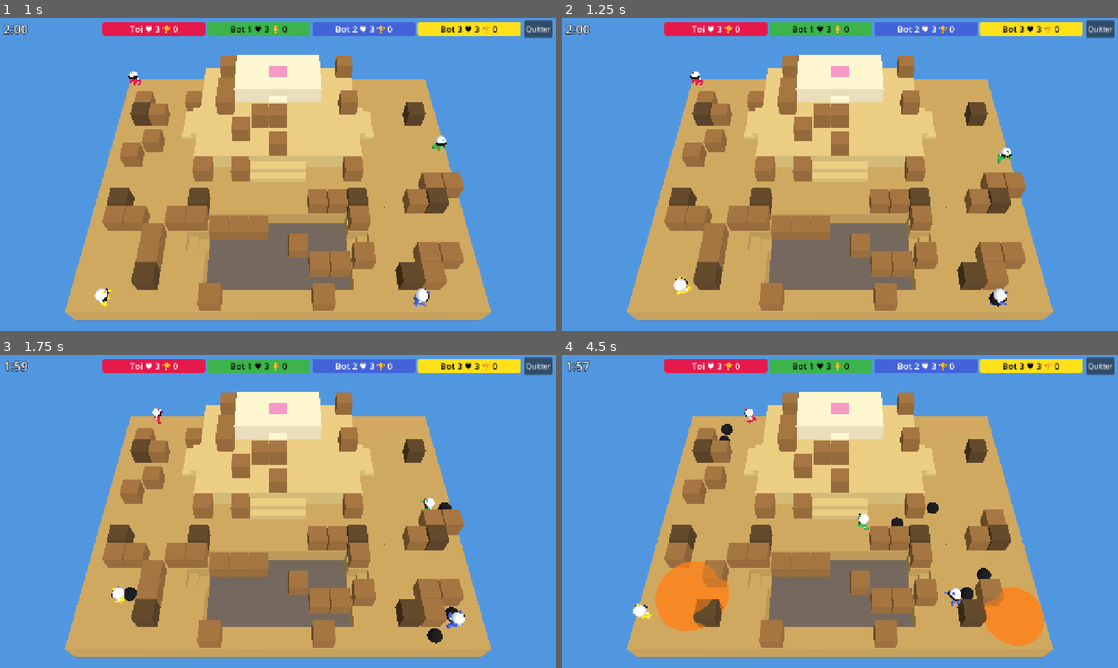
Above: before the commit, frames 1-4 (two rows, left to right).
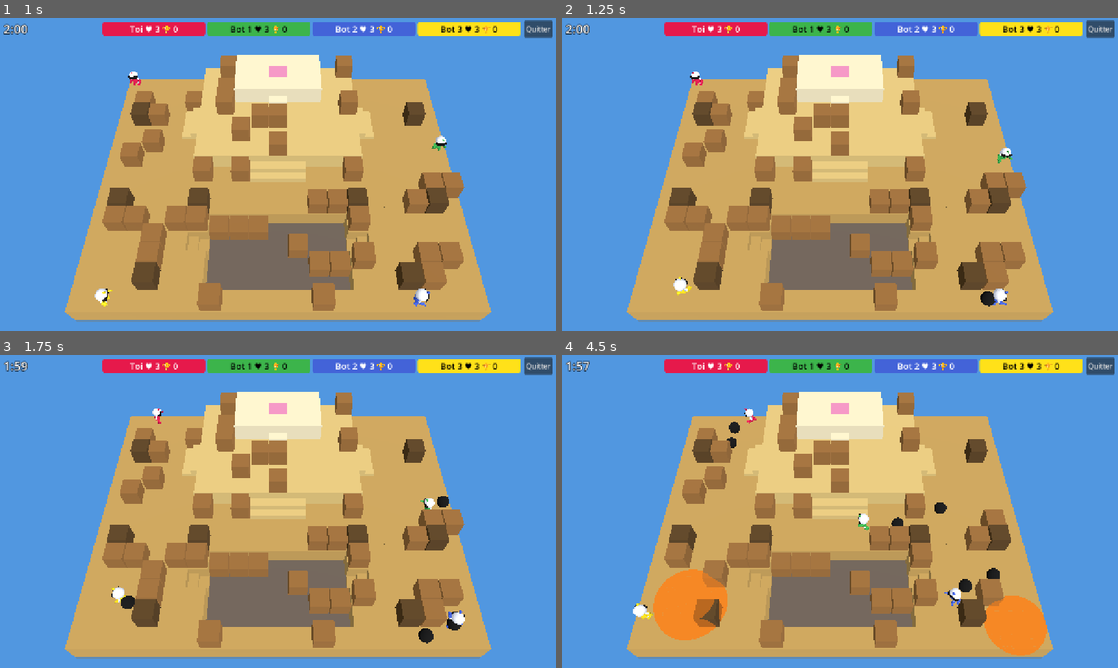
Above: after the commit, the same moments.

Repository: PaulDoazan/bomberman
Game: Godot game, scene res://src/ui/settings_screen.tscn
Two runs of this game, one before a commit and one after it. Both use one fixed random seed, a clock stepped at 60 frames per second and the inputs below.
Inputs (mouse positions are in pixels of both pictures, inside the frame that each line leads up to):
- Up to frame 1 (1 s): click "Jouer" at 0.5 s
- Up to frame 2 (1.25 s): no input
- Up to frame 3 (1.75 s): move the mouse to (400, 495) at 1.27 s; hold Right (move_right) from 1.28 s (still down); hold Right mouse button (action) from 1.28 s (still down); click (400, 495) at 1.55 s
- Up to frame 4 (4.5 s): move the mouse to (728, 527) at 2.02 s; release Right (move_right) at 2.03 s; release Right mouse button (action) at 2.03 s; hold Down (move_down) 2.03-2.78 s; click (728, 527) at 2.1 s; tap Space (place_bomb) at 2.3 s; move the mouse to (895, 442) at 2.77 s; hold Right (move_right) 2.78-3.53 s; hold Space (place_bomb) 2.78-3.53 s; right-click (895, 442) at 3.05 s; move the mouse to (812, 574) at 3.52 s; hold Up (move_up) 3.53-4.28 s; right-click (812, 574) at 3.6 s; click (812, 574) at 3.8 s; move the mouse to (1006, 558) at 4.27 s; press the mouse at (1006, 558) at 4.28 s; hold Left (move_left) from 4.28 s (still down)

Frame 1 is identical in both runs. In frame 2, 0.1% of the frame differs, in the area x 75-80%, y 87-93%; in frame 3, 0.4%; in frame 4, 1.9%, in the area x 16-88%, y 21-96%.

Commit message:
Place bombs exactly under the player and collide with their round body
Bombs used to snap to their cell centre and block the whole cell, so a
bomb could appear up to half a cell ahead of or behind the player
depending on direction, and players stopped short of it or got caught
on its cell corners. A bomb now keeps its offset in the cell and blocks
players with its round body; kicks trigger on that contact, a kicked
bomb drifts back onto its lane, and the blast grows from where the bomb
really is. Grid rules (one bomb per cell, blast cells, bots) are
unchanged.

Co-Authored-By: Claude Opus 5.5 <noreply@anthropic.com>
Claude-Session: https://claude.ai/code/session_01VPhps17NVn3uxQFaWV6rT5

Diff:
--- a/src/game/actors_view.gd
+++ b/src/game/actors_view.gd
@@ -88,8 +88,8 @@
 	_tracks.clear()
 
 func _ready() -> void:
-	_bomb_mesh.radius = 0.32
-	_bomb_mesh.height = 0.64
+	_bomb_mesh.radius = SimConfig.BOMB_BODY_RADIUS
+	_bomb_mesh.height = 2.0 * SimConfig.BOMB_BODY_RADIUS
 	_block_mesh.size = Vector3(0.8, 0.8, 0.8)
 	_dome_mesh.radius = SimConfig.BOMB_RADIUS
 	_dome_mesh.height = SimConfig.BOMB_RADIUS
@@ -347,8 +347,8 @@
 			if f != null:
 				_track(m, _arc(world, f))
 		elif b.state == BombState.State.PLACED:
-			var roll := Vector2(b.roll_dir) * b.roll_offset # a kicked bomb rolls between cell centres
-			_track(m, Vector3(b.cell.x + 0.5 + roll.x, world.arena.h2_at(b.cell) * 0.5 + 0.32, b.cell.y + 0.5 + roll.y))
+			var at := b.pos()
+			_track(m, Vector3(at.x, world.arena.h2_at(b.cell) * 0.5 + SimConfig.BOMB_BODY_RADIUS, at.y))
 		var s := 1.0
 		if b.fuse < 0.5:
 			s = 1.0 + 0.25 * (1.0 - b.fuse / 0.5)
@@ -384,7 +384,7 @@
 			m = _mesh(_dome_mesh, _dome_mat)
 			add_child(m)
 			_domes[key] = m
-			m.position = Vector3(e.origin.x + 0.5, world.arena.h2_at(e.origin) * 0.5, e.origin.y + 0.5)
+			m.position = Vector3(e.centre.x, world.arena.h2_at(e.origin) * 0.5, e.centre.y)
 		m.scale = Vector3.ONE * (e.radius() / SimConfig.BOMB_RADIUS)
 	for key: int in _domes.keys():
 		if not alive.has(key):
--- a/src/sim/bomb_state.gd
+++ b/src/sim/bomb_state.gd
@@ -12,3 +12,8 @@
 var roll_dir := Vector2i.ZERO # non-zero while kicked: the current step, 8 directions
 var roll_heading := Vector2i.ZERO # direction it was kicked in; roll_dir leaves it to slide along walls
 var roll_offset := 0.0 # in [-0.5, 0.5): position past the cell centre along roll_dir
+var offset := Vector2.ZERO # from its cell centre: a bomb sits exactly where it was placed
+
+# Where the bomb is on the grid plane.
+func pos() -> Vector2:
+	return Arena.center_of(cell) + offset + Vector2(roll_dir) * roll_offset
--- a/src/sim/carry.gd
+++ b/src/sim/carry.gd
@@ -84,6 +84,7 @@
 
 static func _hold_bomb(p: PlayerState, b: BombState) -> void:
 	b.state = BombState.State.HELD
+	b.offset = Vector2.ZERO
 	b.passable_for.clear()
 	p.held = PlayerState.Held.BOMB
 	p.held_id = b.id
@@ -165,6 +166,7 @@
 			var b: BombState = world.bombs[f.ref_id]
 			b.state = BombState.State.PLACED
 			b.cell = c
+			b.offset = Vector2.ZERO
 			b.passable_for.clear()
 			for hit: PlayerState in _free_players_at(world, c):
 				hit.stun_timer = SimConfig.BOMB_HIT_STUN_TIME
--- a/src/sim/explosion.gd
+++ b/src/sim/explosion.gd
@@ -2,6 +2,7 @@
 extends RefCounted
 
 var origin: Vector2i
+var centre: Vector2 # where the bomb was when it went off; the dome grows from here
 var cells: Array[Vector2i] = []
 var timer := SimConfig.EXPLOSION_DURATION
 var owner_id: int
@@ -16,7 +17,7 @@
 # True if the dome, at its current size, reaches the body of a player standing at pos (feet on
 # the ground of their cell, box of PLAYER_HALF around pos).
 func touches(arena: Arena, pos: Vector2) -> bool:
-	var flat := maxf(0.0, pos.distance_to(Arena.center_of(origin)) - SimConfig.PLAYER_HALF)
+	var flat := maxf(0.0, pos.distance_to(centre) - SimConfig.PLAYER_HALF)
 	var up := maxf(0.0, (arena.h2_at(Arena.cell_of(pos)) - arena.h2_at(origin)) * 0.5)
 	return Vector2(flat, up).length() <= radius()
 
--- a/src/sim/kick.gd
+++ b/src/sim/kick.gd
@@ -26,17 +26,16 @@
 	b.roll_offset = 0.0
 	world.events.append({"type": "kick", "id": p.id, "bomb": b.id})
 
-# The bomb in the cell ahead that the player's box is touching, if they cannot walk into it.
+# A bomb ahead (within 60 degrees of facing) whose round body the player's box is touching,
+# if they cannot walk through it.
 static func _bomb_pushed(world: World, p: PlayerState) -> BombState:
-	var cur := p.cell()
-	var ahead := cur + p.facing
-	var b := world.bomb_at(ahead)
-	if b == null or p.id in b.passable_for:
-		return null
-	var axis := 0 if p.facing.x != 0 else 1
-	var edge: float = p.pos[axis] + SimConfig.PLAYER_HALF * float(p.facing[axis])
-	var boundary: float = float(cur[axis]) + (1.0 if p.facing[axis] > 0 else 0.0)
-	return b if absf(edge - boundary) <= TOUCH else null
+	for b: BombState in world.bombs.values():
+		if b.state != BombState.State.PLACED or p.id in b.passable_for:
+			continue
+		var to := b.pos() - p.pos
+		if Movement.bomb_gap(p.pos, b.pos()) <= TOUCH and to.dot(Vector2(p.facing)) > to.length() * 0.5:
+			return b
+	return null
 
 # Moves every rolling bomb; a bomb stops centred on its cell when the next one is blocked.
 static func update_rolling(world: World) -> void:
@@ -47,6 +46,8 @@
 			continue
 		if b.roll_dir == Vector2i.ZERO:
 			continue
+		# A bomb placed off-centre drifts back onto its lane while it rolls.
+		b.offset = b.offset.move_toward(Vector2.ZERO, 0.5 * SimConfig.KICK_SPEED * SimConfig.DT)
 		var step_len := Vector2(b.roll_dir).length() # sqrt(2) for a diagonal step
 		var off := b.roll_offset + SimConfig.KICK_SPEED * SimConfig.DT / step_len
 		if b.roll_offset <= 0.0 and off >= 0.0:
--- a/src/sim/movement.gd
+++ b/src/sim/movement.gd
@@ -9,6 +9,23 @@
 	return pos.x + h > c.x + EPS and pos.x - h < c.x + 1.0 - EPS \
 		and pos.y + h > c.y + EPS and pos.y - h < c.y + 1.0 - EPS
 
+# Distance from a player's box at pos to the round body of a bomb at centre (< 0: overlap).
+static func bomb_gap(pos: Vector2, centre: Vector2) -> float:
+	var h := SimConfig.PLAYER_HALF
+	var d := Vector2(maxf(absf(centre.x - pos.x) - h, 0.0), maxf(absf(centre.y - pos.y) - h, 0.0))
+	return d.length() - SimConfig.BOMB_BODY_RADIUS
+
+# True when moving the box from old_pos to pos pushes it further into a bomb it cannot pass.
+static func _bomb_blocks(world: World, p: PlayerState, old_pos: Vector2, pos: Vector2) -> bool:
+	for b: BombState in world.bombs.values():
+		if b.state != BombState.State.PLACED or p.id in b.passable_for:
+			continue
+		var c := b.pos()
+		var gap := bomb_gap(pos, c)
+		if gap < -EPS and gap < bomb_gap(old_pos, c) - EPS:
+			return true
+	return false
+
 # Only cells the box newly enters (not already overlapped at old_pos) can block, so a
 # player never gets stuck because of an overlap they already have (e.g. off-lane on stairs).
 static func _blocked_at(world: World, p: PlayerState, old_pos: Vector2, pos: Vector2, cur: Vector2i) -> bool:
@@ -18,9 +35,9 @@
 	for cy in range(lo.y, hi.y + 1):
 		for cx in range(lo.x, hi.x + 1):
 			var c := Vector2i(cx, cy)
-			if c != cur and not box_overlaps_cell(old_pos, c) and not world.is_passable_for(p, cur, c):
+			if c != cur and not box_overlaps_cell(old_pos, c) and not world.arena.can_step(cur, c):
 				return true
-	return false
+	return _bomb_blocks(world, p, old_pos, pos)
 
 # Moves p.pos along one axis (0 = x, 1 = y) by delta, stopping against the first
 # blocking cell. Returns true when the full delta was applied.
@@ -48,8 +65,21 @@
 	# The snap position may itself overlap a blocked cell (cur is not the only cell touched).
 	var sp := p.pos
 	sp[axis] = snapped
-	if absf(snapped - p.pos[axis]) < absf(delta) and not _blocked_at(world, p, p.pos, sp, cur):
+	if snapped != p.pos[axis] and absf(snapped - p.pos[axis]) < absf(delta) and not _blocked_at(world, p, p.pos, sp, cur):
 		p.pos = sp
+		return false
+	# Blocked by a bomb's round body: advance as far as it allows.
+	var lo := 0.0
+	var hi := 1.0
+	for _i in 12:
+		var mid := (lo + hi) * 0.5
+		var tp := p.pos
+		tp[axis] += delta * mid
+		if _blocked_at(world, p, p.pos, tp, cur):
+			hi = mid
+		else:
+			lo = mid
+	p.pos[axis] += delta * lo
 	return false
 
 static func _dominant_dir(d: Vector2) -> Vector2i:
@@ -107,9 +137,9 @@
 		if not _blocked_at(world, p, p.pos, np2, p.cell()):
 			p.pos = np2
 
-	# Owners stop being exempt from a bomb once their box has left its cell.
+	# Owners stop being exempt from a bomb once their box has left its round body.
 	for b: BombState in world.bombs.values():
-		if p.id in b.passable_for and not box_overlaps_cell(p.pos, b.cell):
+		if p.id in b.passable_for and bomb_gap(p.pos, b.pos()) >= 0.0:
 			b.passable_for.erase(p.id)
 
 # Ghosts: no collision, only clamped to the grid.
--- a/src/sim/sim_config.gd
+++ b/src/sim/sim_config.gd
@@ -25,6 +25,7 @@
 
 const MAX_BOMBS := 2
 const BOMB_RADIUS := 2.0
+const BOMB_BODY_RADIUS := 0.32 # a bomb's round body, for collisions with players
 const FUSE := 2.5
 const EXPLOSION_DURATION := 0.5
 
--- a/src/sim/world.gd
+++ b/src/sim/world.gd
@@ -211,6 +211,9 @@
 	if not arena.in_bounds(c):
 		return
 	var under := bomb_at(c)
+	for b: BombState in bombs.values():
+		if b.state == BombState.State.PLACED and p.id in b.passable_for and Movement.bomb_gap(p.pos, b.pos()) < 0.0:
+			under = b # still standing on it, even from the next cell
 	if under != null:
 		# Placing again while standing on a bomb kicks it away.
 		if under.roll_dir == Vector2i.ZERO:
@@ -222,9 +225,13 @@
 			owned += 1
 	if owned >= SimConfig.MAX_BOMBS:
 		return
+	for other: BombState in bombs.values():
+		if other.state == BombState.State.PLACED and other.pos().distance_to(p.pos) < 2.0 * SimConfig.BOMB_BODY_RADIUS:
+			return # no room: the two bombs would overlap
 	var b := add_bomb(p.id, c, SimConfig.FUSE)
+	b.offset = p.pos - Arena.center_of(c) # exactly under the player
 	for other: PlayerState in players.values():
-		if other.is_alive() and Movement.box_overlaps_cell(other.pos, c):
+		if other.is_alive() and Movement.bomb_gap(other.pos, b.pos()) < 0.0:
 			b.passable_for.append(other.id)
 
 func add_bomb(owner_id: int, cell: Vector2i, fuse: float) -> BombState:
@@ -249,6 +256,18 @@
 				return Arena.cell_of(Carry.flight_pos(f))
 	return b.cell
 
+# Exact position of a bomb on the grid plane, wherever it is.
+func _bomb_point(b: BombState) -> Vector2:
+	if b.state == BombState.State.HELD:
+		for p: PlayerState in players.values():
+			if p.held == PlayerState.Held.BOMB and p.held_id == b.id:
+				return p.pos
+	if b.state == BombState.State.FLYING:
+		for f: FlyingObject in flying:
+			if f.kind == PlayerState.Held.BOMB and f.ref_id == b.id:
+				return Carry.flight_pos(f)
+	return b.pos()
+
 func _update_explosions() -> void:
 	for e: Explosion in explosions:
 		e.timer -= SimConfig.DT
@@ -268,6 +287,7 @@
 		if not bombs.has(b.id):
 			continue
 		var origin := bomb_cell(b)
+		var centre := _bomb_point(b)
 		for holder: PlayerState in players.values():
 			if holder.held == PlayerState.Held.BOMB and holder.held_id == b.id:
 				holder.held = PlayerState.Held.NONE
@@ -276,6 +296,7 @@
 		flying = flying.filter(func(f: FlyingObject) -> bool: return not (f.kind == PlayerState.Held.BOMB and f.ref_id == b.id))
 		var e := Explosion.new()
 		e.origin = origin
+		e.centre = centre
 		e.owner_id = b.owner_id
 		e.cells = Explosion.hit_cells(arena, origin, SimConfig.BOMB_RADIUS)
 		explosions.append(e)
--- /dev/null
+++ b/tests/test_bomb_contact.gd
@@ -0,0 +1,48 @@
+extends TestCase
+
+func _world(a: Arena, positions: Array[Vector2]) -> World:
+	var ids: Array[int] = []
+	for i in positions.size():
+		ids.append(i)
+	var w := World.new(a, ids, SimConfig.new(), RandomNumberGenerator.new())
+	for i in positions.size():
+		w.players[i].pos = positions[i]
+	return w
+
+func _go(w: World, id: int, target: Vector2, seconds: float) -> void:
+	var intent := PlayerIntent.new()
+	intent.moving = true
+	intent.target = target
+	for _t in roundi(seconds * SimConfig.TICK_RATE):
+		w.step({id: intent})
+
+func _place(w: World, id: int) -> void:
+	var i := PlayerIntent.new()
+	i.place_bomb = true
+	w.step({id: i})
+
+# La bombe est posée exactement là où se tient le joueur, quelle que soit sa direction.
+func test_bomb_is_placed_exactly_under_the_player() -> void:
+	for at: Vector2 in [Vector2(2.1, 1.5), Vector2(2.9, 1.5), Vector2(2.5, 1.15), Vector2(2.8, 1.8)]:
+		var w := _world(Fixtures.flat(9, 3), [at])
+		_place(w, 0)
+		var b: BombState = w.bombs.values()[0]
+		assert_eq(b.cell, Vector2i(2, 1), "case de la bombe (%s)" % at)
+		assert_almost(b.pos().distance_to(at), 0.0, 0.001, "posée sous le joueur (%s)" % at)
+
+# Un joueur s'arrête au contact de la bombe ronde, pas au bord de sa case.
+func test_player_stops_against_the_round_bomb() -> void:
+	var w := _world(Fixtures.flat(9, 3), [Vector2(3.5, 1.5), Vector2(8.5, 0.5)])
+	w.add_bomb(1, Vector2i(5, 1), 100.0)
+	var contact := 5.5 - SimConfig.BOMB_BODY_RADIUS - SimConfig.PLAYER_HALF
+	# Juste assez pour arriver au contact, pas assez pour kicker.
+	_go(w, 0, Vector2(5.5, 1.5), (contact - 3.5) / SimConfig.PLAYER_SPEED + SimConfig.KICK_PUSH_TIME / 2.0)
+	assert_almost(w.players[0].pos.x, contact, 0.01, "au contact de la bombe")
+
+# Frôler le coin de la case d'une bombe ne bloque pas : seule sa forme ronde compte.
+func test_box_beside_the_bomb_corner_is_not_blocked() -> void:
+	var w := _world(Fixtures.flat(9, 4), [Vector2(3.9, 2.3), Vector2(8.5, 0.5)])
+	w.add_bomb(1, Vector2i(4, 1), 100.0)
+	var p: PlayerState = w.players[0]
+	assert_false(Movement._blocked_at(w, p, p.pos, Vector2(4.1, 2.3), p.cell()), "pas bloqué par le coin")
+	assert_true(Movement._blocked_at(w, p, p.pos, Vector2(4.1, 2.1), p.cell()), "bloqué par la bombe elle-même")
--- a/tests/test_movement.gd
+++ b/tests/test_movement.gd
@@ -75,9 +75,10 @@
 	_go(w, 0, Vector2(0.5, 1.5), 0.5)        # le poseur quitte sa bombe
 	assert_eq(w.players[0].cell(), Vector2i(0, 1))
 	_go(w, 0, Vector2(3.5, 1.5), 0.15)       # puis ne peut plus y revenir
-	assert_true(w.players[0].pos.x <= 1.0 - SimConfig.PLAYER_HALF + 0.01)
+	var reach := SimConfig.BOMB_BODY_RADIUS + SimConfig.PLAYER_HALF # stopped against the round bomb
+	assert_true(w.players[0].pos.x <= 1.5 - reach + 0.01)
 	_go(w, 1, Vector2(0.5, 1.5), 0.85)       # l'autre joueur est bloqué (sans forcer assez pour kicker)
-	assert_true(w.players[1].pos.x >= 2.0 + SimConfig.PLAYER_HALF - 0.01)
+	assert_true(w.players[1].pos.x >= 1.5 + reach - 0.01)
 
 func test_stunned_player_does_not_move() -> void:
 	var w := _world(Fixtures.flat(5, 5), [Vector2(1.5, 1.5)])
Not shown, added: tests/test_bomb_contact.gd.uid
Not shown, changed: docs/superpowers/specs/2026-10-26-bomberman-poc-solo-design.md
